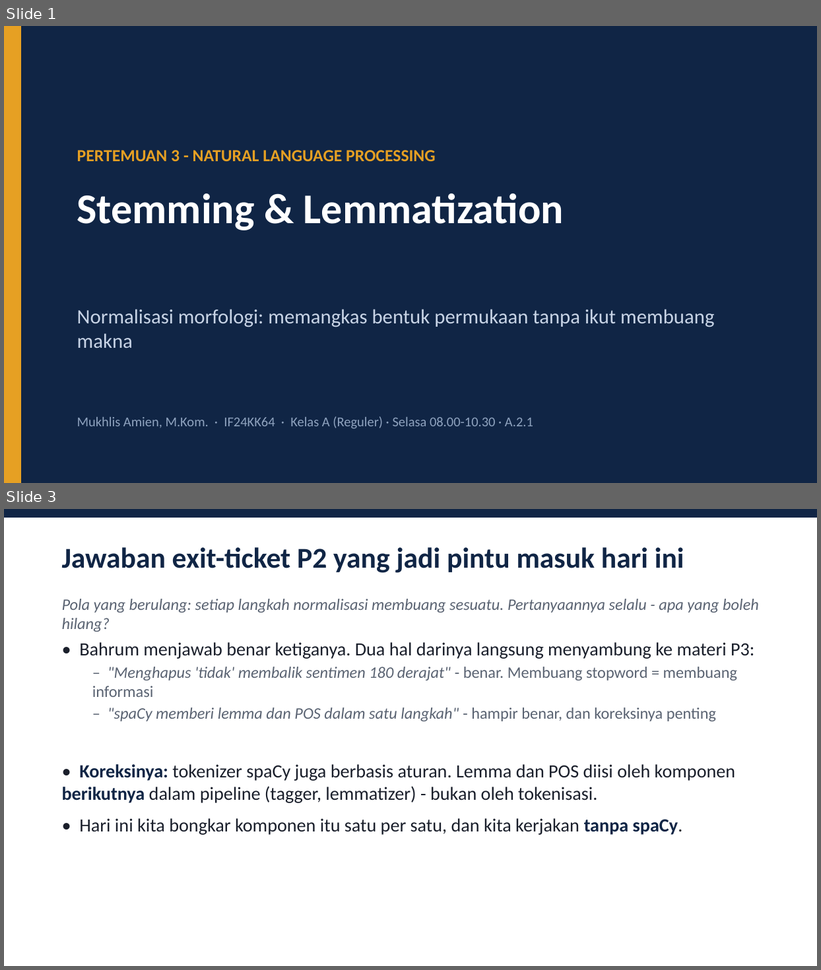
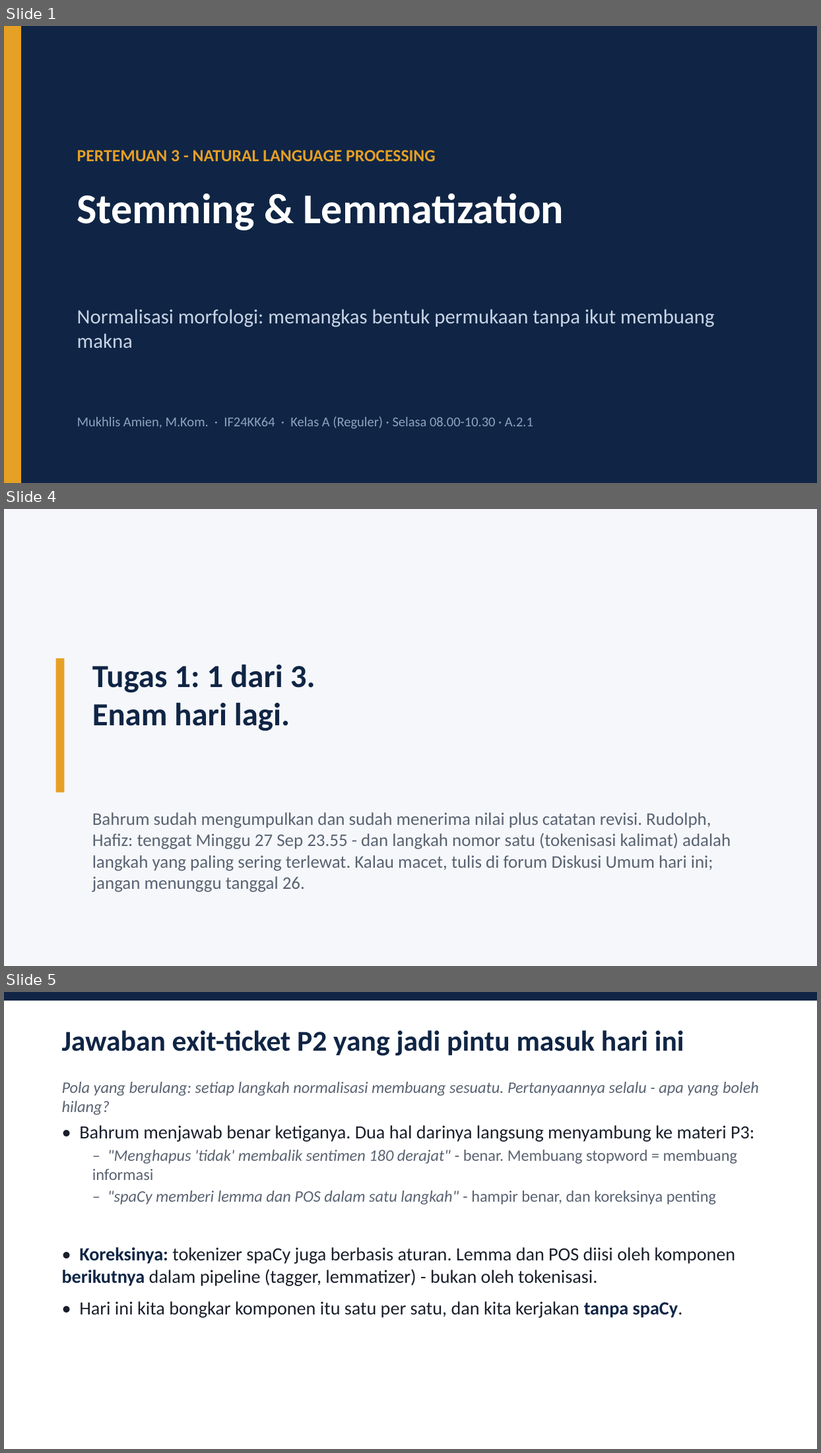
Before and after one commit to neimasilk/ebelajar, a slide deck: ganjil-2026-2027/nlp/NLP_A_Pertemuan3_Ganjil2026.pptx. Shown one above the other, each under a label of ours: slides 1 and 3 before the commit, slides 1, 4 and 5 after it; the slides between them are not shown. The pictures are 821x970 and 821x1453 pixels, drawn with LibreOffice and Linux fonts; fonts in the diff are those of the drawing. Boxes give left, top, right and bottom in pixels: in the first picture for what was removed or moved away, otherwise in the second. Text is boxed around its words. In the diff, an @@ line names an element or a change of style, - is before the commit and + after.

```diff
--- a/ganjil-2026-2027/nlp/NLP_A_Pertemuan3_Ganjil2026.pptx
+++ b/ganjil-2026-2027/nlp/NLP_A_Pertemuan3_Ganjil2026.pptx
@@ slide 4 added at [4, 509, 817, 966], background #FFFFFF @@
@@ rectangle added at [4, 509, 817, 966], fill #F5F7FA @@
@@ rectangle added at [56, 658, 64, 793], fill #E6A023 @@
@@ text added at [92, 664, 316, 731], 38 pt, text #102545, bold @@
+Tugas 1: 1 dari 3.
+Enam hari lagi.
@@ text added at [92, 813, 731, 892], 21 pt, text #5A6372 @@
+Bahrum sudah mengumpulkan dan sudah menerima nilai plus catatan revisi. Rudolph, Hafiz: tenggat Minggu 27 Sep 23.55 - dan langkah nomor satu (tokenisasi kalimat) adalah langkah yang paling sering terlewat. Kalau macet, tulis di forum Diskusi Umum hari ini; jangan menunggu tanggal 26.
@@ what was slide 3 is now slide 5 @@
```
Also in this commit, not shown: 1 slide changed, 1 other slide added, 1 other file.
